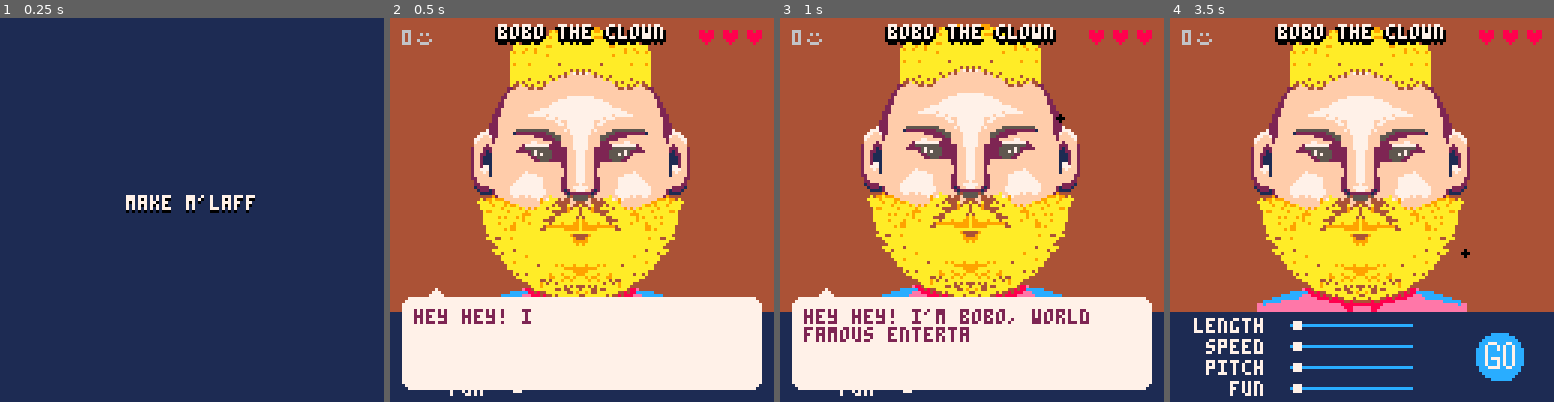
Above: before the commit, frames 1-4 (left to right).
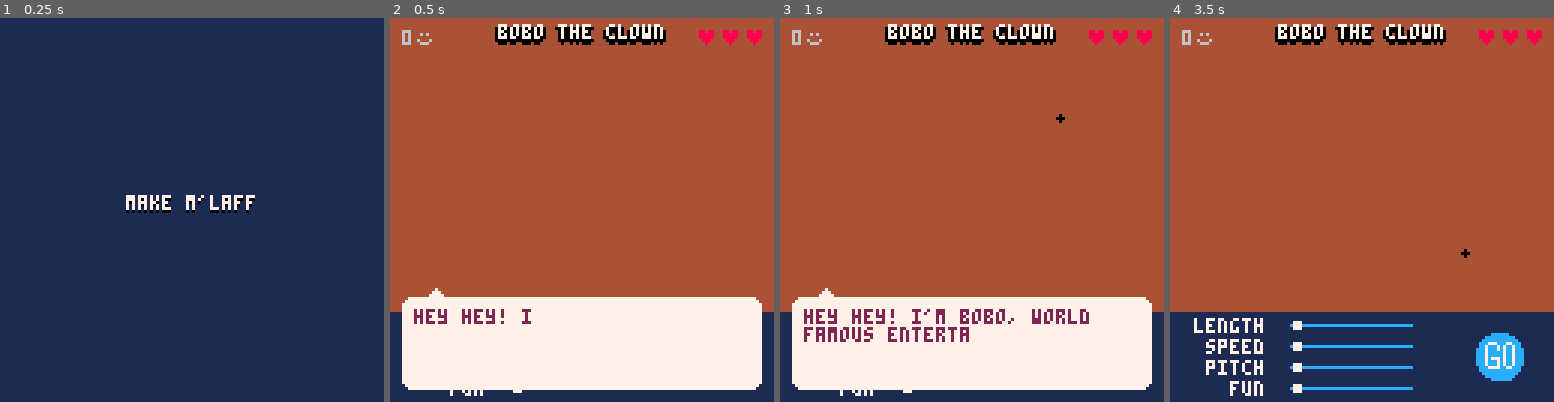
Above: after the commit, the same moments.

Repository: Alfie-Edwards/game-boys
Game: PICO-8 cartridge game.p8
The game is run twice, just before and just after one commit, with the same random seed, the same clock (stepped at 60 frames per second) and the same inputs.
Inputs (mouse positions are in pixels of both pictures, inside the frame that each line leads up to):
- Up to frame 1 (0.25 s): no input
- Up to frame 2 (0.5 s): tap X (X key) at 0.33 s
- Up to frame 3 (1 s): click (1060, 121) at 0.67 s; tap O (Z key) at 0.7 s
- Up to frame 4 (3.5 s): tap X (X key) at 1.07, 1.85, 2.97 s; click (1216, 267) at 1.22 s; tap O (Z key) every 0.4 s from 1.7 to 3.3 s; click (1277, 114) at 1.77 s; click (1342, 259) at 2.32 s; click (1404, 106) at 2.87 s; click (1465, 256) at 3.42 s

Frame 1 is identical in both runs. In frame 2, 29% of the frame differs, in the area x 21-79%, y 2-73%; in frame 3, 29%; in frame 4, 31%, in the area x 21-79%, y 2-77%.

Commit message:
diver, minus bubbles

Diff:
--- a/face.lua
+++ b/face.lua
@@ -119,7 +119,7 @@
 	draw_neutral_mouth_right(head_right - tiles(4), head_bottom - tiles(4))
 end
 
-function draw_priest(head_left, head_right, head_top, head_bottom)
+function draw_priest_features(head_left, head_right, head_top, head_bottom)
 	function draw_collar_left(x, y)
 		spr(sprite_info.priest.collar, x, y, 5, 2, false, false)
 	end
@@ -131,7 +131,7 @@
 	draw_collar_right(64 - 1,        head_bottom - tiles(1))
 end
 
-function draw_big_beardy_man(head_left, head_right, head_top, head_bottom)
+function draw_big_beardy_man_features(head_left, head_right, head_top, head_bottom)
 	function draw_collar_left(x, y)
 		spr(sprite_info["big beardy man"].collar, x, y, 5, 1, false, false)
 	end
@@ -171,12 +171,41 @@
 	-- draw_moustache_right(64 - 1,        head_bottom - tiles(4))
 end
 
+function draw_diver(head_left, head_right, head_top, head_bottom)
+	function draw_helmet_left(x, y)
+		draw_rotated_anticlockwise(x, y,
+		                           11, 4,
+		                           13, 0)
+	end
+	function draw_helmet_right(x, y)
+		draw_rotated_anticlockwise(x, y,
+		                           11, 4,
+		                           13, 0, true)
+	end
+	function draw_side_left(x, y)
+		draw_rotated_anticlockwise(x, y,
+		                           6, 2,
+		                           13, 4)
+	end
+	function draw_side_right(x, y)
+		draw_rotated_anticlockwise(x, y,
+		                           6, 2,
+		                           13, 4, true)
+	end
+
+	draw_helmet_left(head_left, head_top)
+	draw_helmet_right(head_right - tiles(4), head_top)
+	draw_side_left(head_left - tiles(2) + 1, head_top + tiles(2))
+	draw_side_right(head_right - 1,          head_top + tiles(2))
+end
+
 function draw_head(name, emotion)
 	if (emotion == nil) emotion = "neutral"
 
 	-- TODO #temp
-	name = "big beardy man"
+	-- name = "big beardy man"
 	-- name = "priest"
+    name = "diver"
 
 	-- setup
 	pal()
@@ -194,21 +223,25 @@
 	local head_top = 11 - laughing_y_offset
 	local head_bottom = head_top + tiles(10)
 
-	-- base
-	draw_base_left(head_left,              head_top)
-	draw_base_right(head_right - tiles(4), head_top)
-
-	draw_ear_left(head_left - tiles(1) + 1, head_top + tiles(3))
-	draw_ear_right(head_right - 1,          head_top + tiles(3))
-
-	-- generic features
-	draw_neutral_eyes(head_top, head_left, head_right)
-	draw_neutral_mouth(head_bottom, head_left, head_right)
 
 	-- specific features
 	if name == "priest" then
-		draw_priest(head_left, head_right, head_top, head_bottom)
+		draw_base_left(head_left,              head_top)
+		draw_base_right(head_right - tiles(4), head_top)
+		draw_ear_left(head_left - tiles(1) + 1, head_top + tiles(3))
+		draw_ear_right(head_right - 1,          head_top + tiles(3))
+		draw_neutral_eyes(head_top, head_left, head_right)
+		draw_neutral_mouth(head_bottom, head_left, head_right)
+		draw_priest_features(head_left, head_right, head_top, head_bottom)
 	elseif name == "big beardy man" then
-		draw_big_beardy_man(head_left, head_right, head_top, head_bottom)
-	end
-end
+		draw_base_left(head_left,              head_top)
+		draw_base_right(head_right - tiles(4), head_top)
+		draw_ear_left(head_left - tiles(1) + 1, head_top + tiles(3))
+		draw_ear_right(head_right - 1,          head_top + tiles(3))
+		draw_neutral_eyes(head_top, head_left, head_right)
+		draw_neutral_mouth(head_bottom, head_left, head_right)
+		draw_big_beardy_man_features(head_left, head_right, head_top, head_bottom)
+    elseif name == "diver" then
+		draw_diver(head_left, head_right, head_top, head_bottom)
+	end
+end
